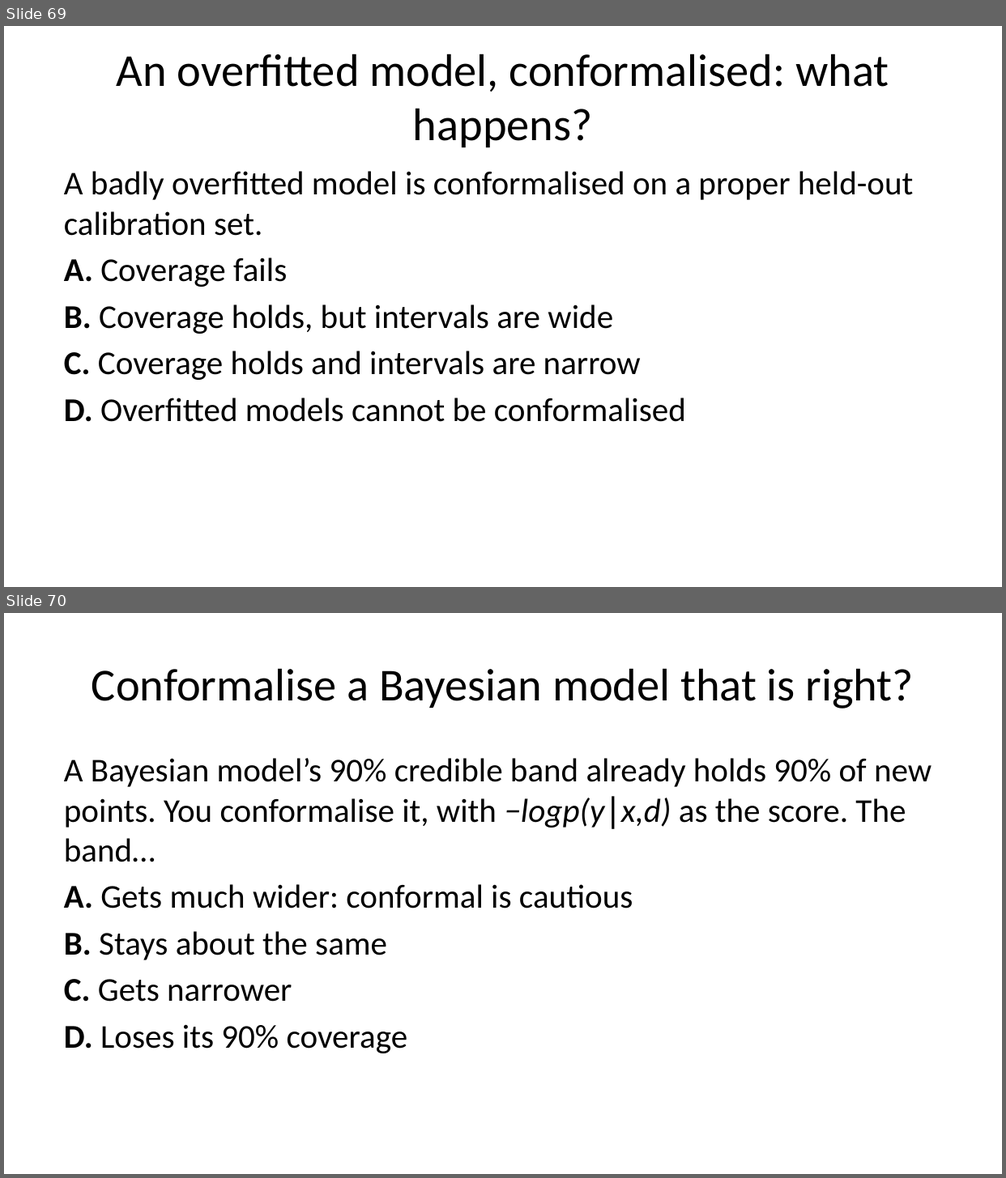
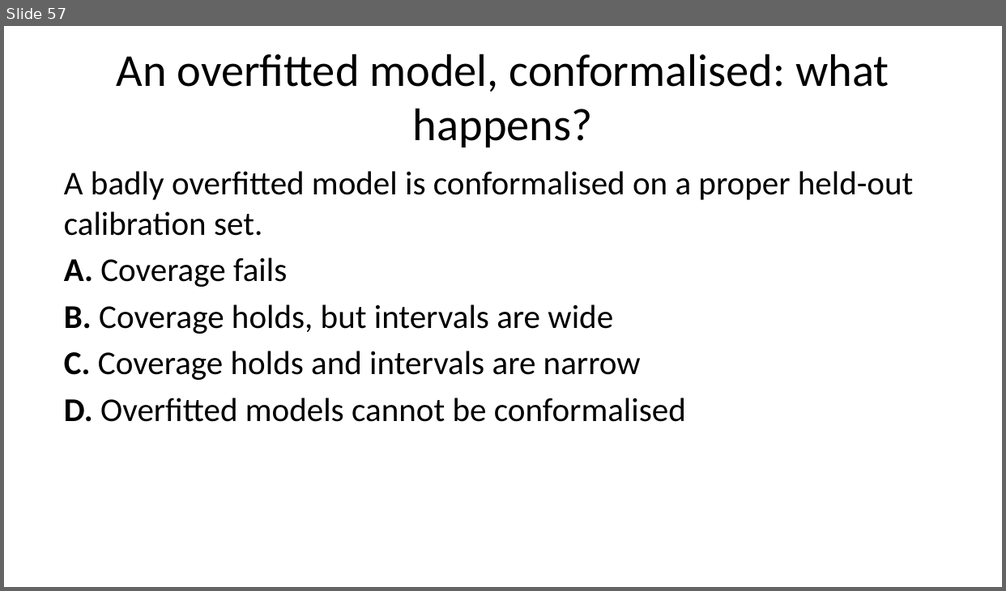
Before and after one commit to AmyRouillard/ml-foundations-mau-2026, a slide deck: ml-foundations.pptx. Shown one above the other, each under a label of ours: slides 69 and 70 before the commit, slide 57 after it. The pictures are 1006x1178 and 1006x591 pixels, drawn with LibreOffice and Linux fonts; fonts in the diff are those of the drawing. Boxes give left, top, right and bottom in pixels: in the first picture for what was removed or moved away, otherwise in the second. Text is boxed around its words. In the diff, an @@ line names an element or a change of style, - is before the commit and + after.

```diff
--- a/ml-foundations.pptx
+++ b/ml-foundations.pptx
@@ slide 70 removed at (4, 613, 1002, 1174), background #FFFFFF @@
@@ title removed at (91, 668, 914, 709) @@
-Conformalise a Bayesian model that is right?
@@ text removed at (64, 758, 931, 1054) @@
-A Bayesian model’s 90% credible band already holds 90% of new points. You conformalise it, with −logp(y∣x,d) as the score. The band…
-A. Gets much wider: conformal is cautious
-B. Stays about the same
-C. Gets narrower
-D. Loses its 90% coverage
@@ what was slide 69 is now slide 57 @@
```
Also in this commit, not shown: 5 slides changed, 7 other slides removed, 12 other files.
